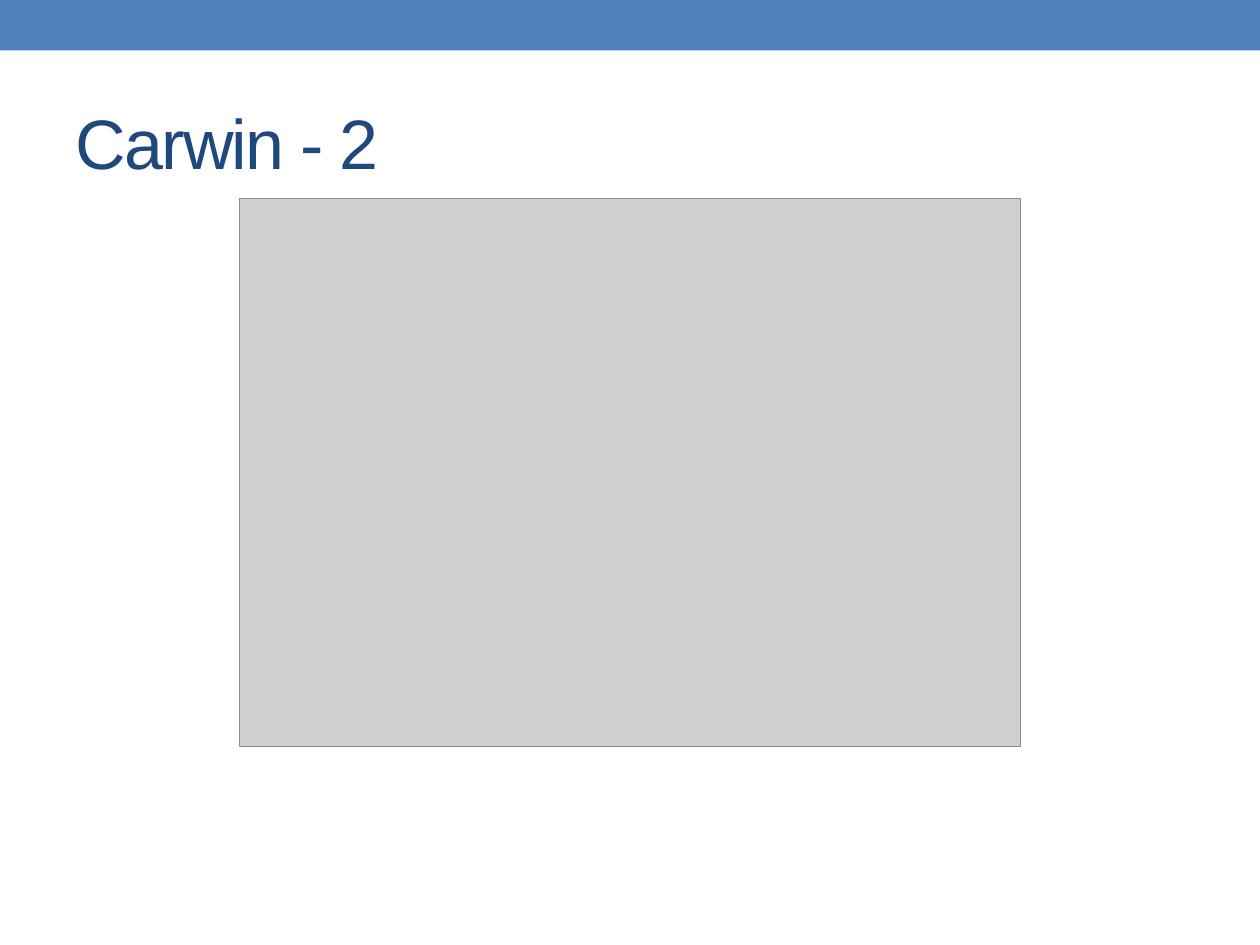
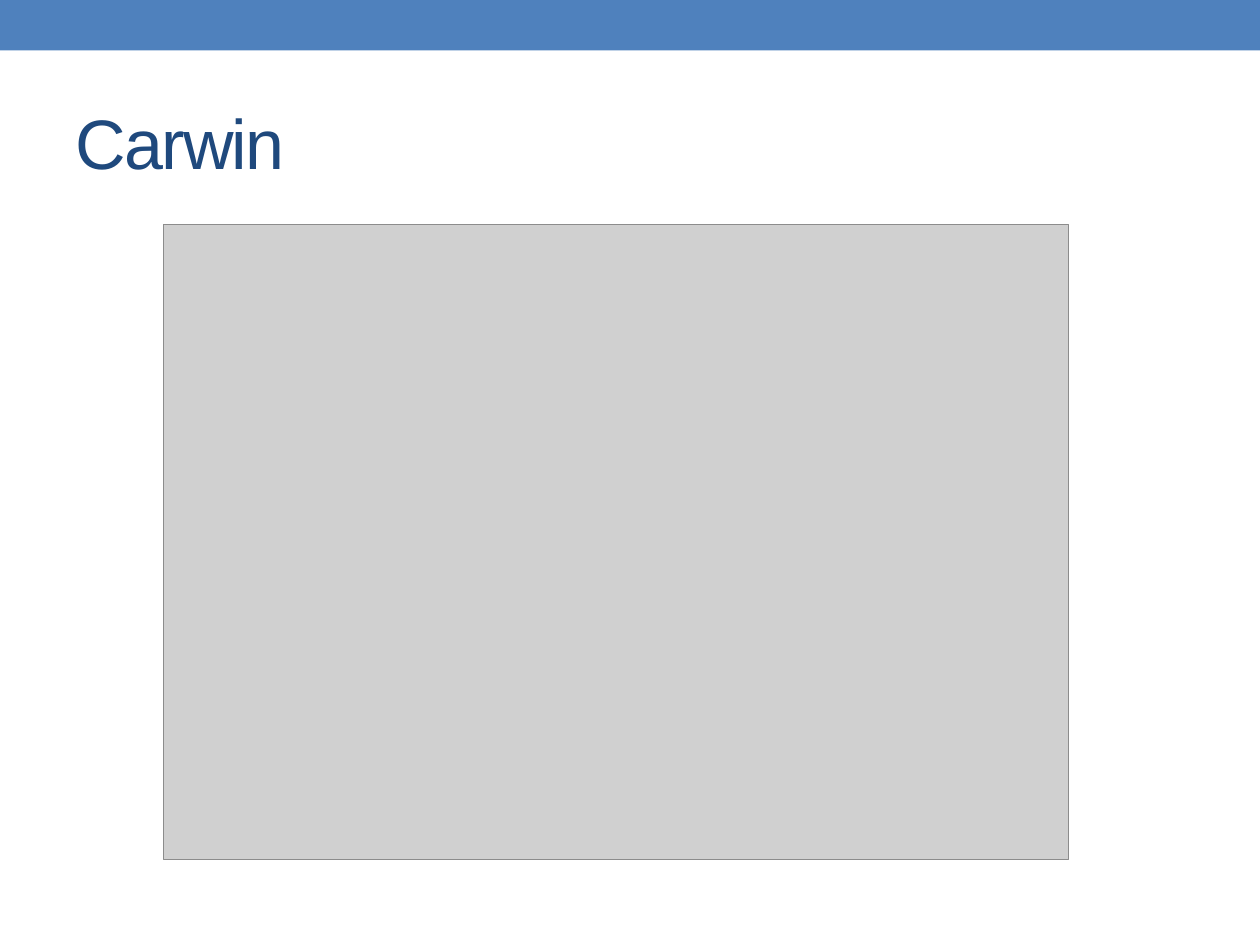
Before and after one commit to alessandrofrancesconi/carwin, a slide deck: slide 25 of presentation.pptx (slide 24 before the commit). Drawn at 1260x945 pixels with LibreOffice and Linux fonts; fonts in the diff are those of the drawing; grey boxes stand for pictures. Boxes give left, top, right and bottom in pixels: in the first picture for what was removed or moved away, otherwise in the second. Text is boxed around its words. In the diff, an @@ line names an element or a change of style, - is before the commit and + after.

```diff
--- a/presentation.pptx
+++ b/presentation.pptx
@@ title at (76,118,285,170): text changed @@
-Carwin - 2
+Carwin
@@ picture: place and size @@
-picture at (239,198,1021,746)
+picture at (164,224,1068,859)
```
Also in this commit, not shown: 6 other slides changed, 1 slide added, 9 other files.
